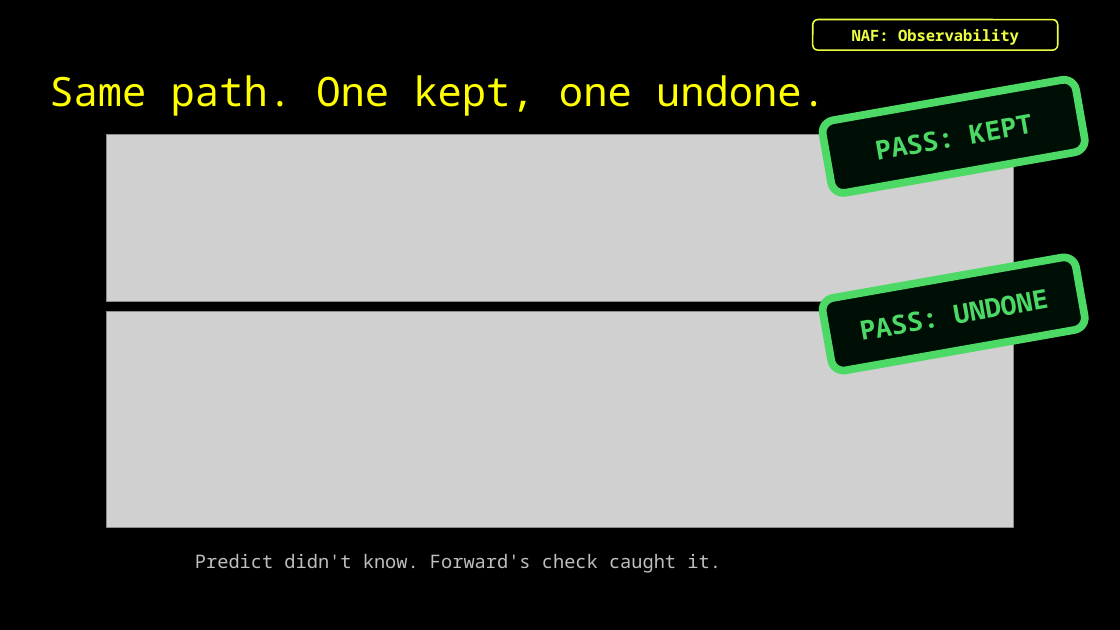
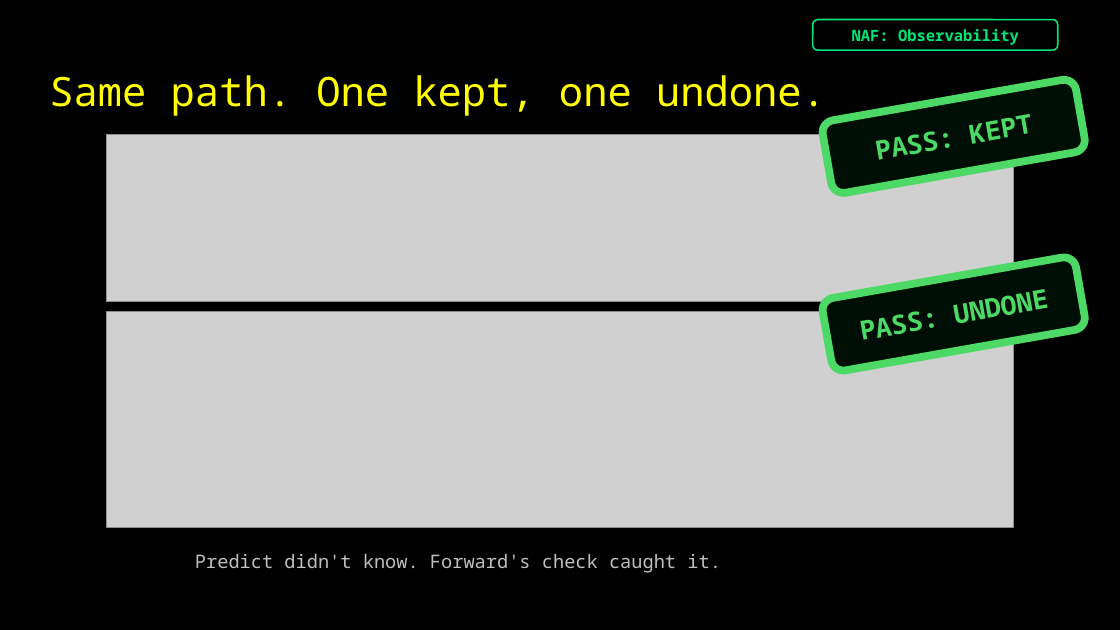
Before and after one commit to captainpacket/autocon6, a slide deck: slide 27 of slides/AC6_Every_Automation_Demo_Lies.pptx. Drawn at 1120x630 pixels with LibreOffice and Linux fonts; fonts in the diff are those of the drawing; grey boxes stand for pictures; background and template pictures are left out. Boxes give left, top, right and bottom in pixels: in the first picture for what was removed or moved away, otherwise in the second. Text is boxed around its words. In the diff, an @@ line names an element or a change of style, - is before the commit and + after.

```diff
--- a/slides/AC6_Every_Automation_Demo_Lies.pptx
+++ b/slides/AC6_Every_Automation_Demo_Lies.pptx
@@ rounded rectangle "NAF: Observability" at (813, 19, 1058, 49): text colour #EEFF41 to #00E676; outline #EEFF41 1 pt to #00E676 1 pt @@
```
Also in this commit, not shown: 17 other slides changed, 23 other files.
